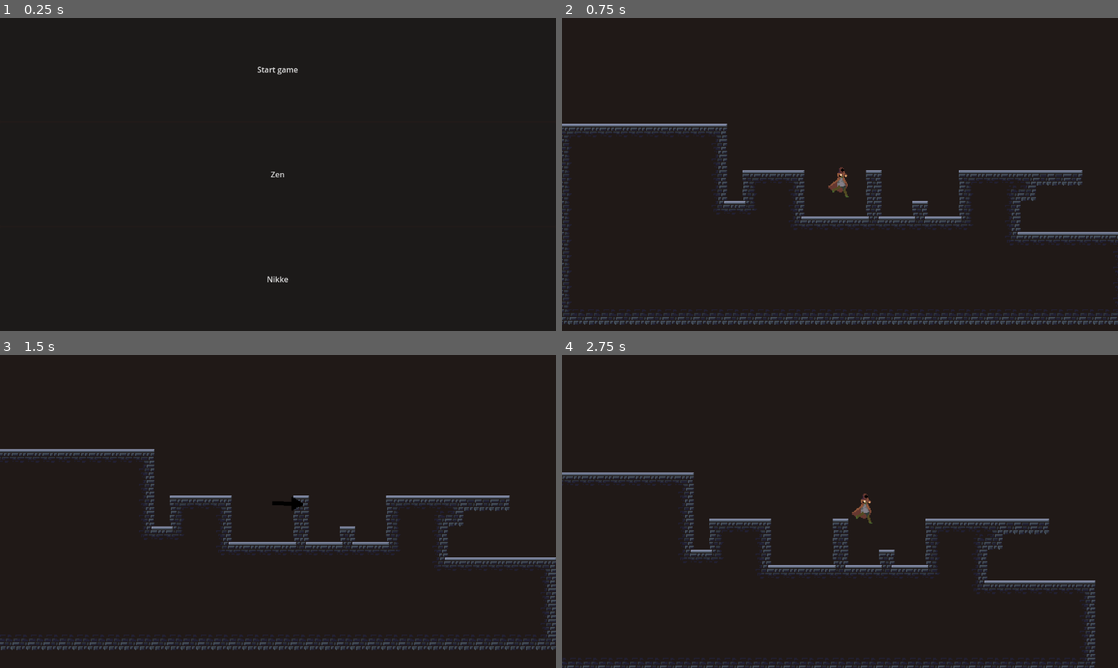
Above: before the commit, frames 1-4 (two rows, left to right).
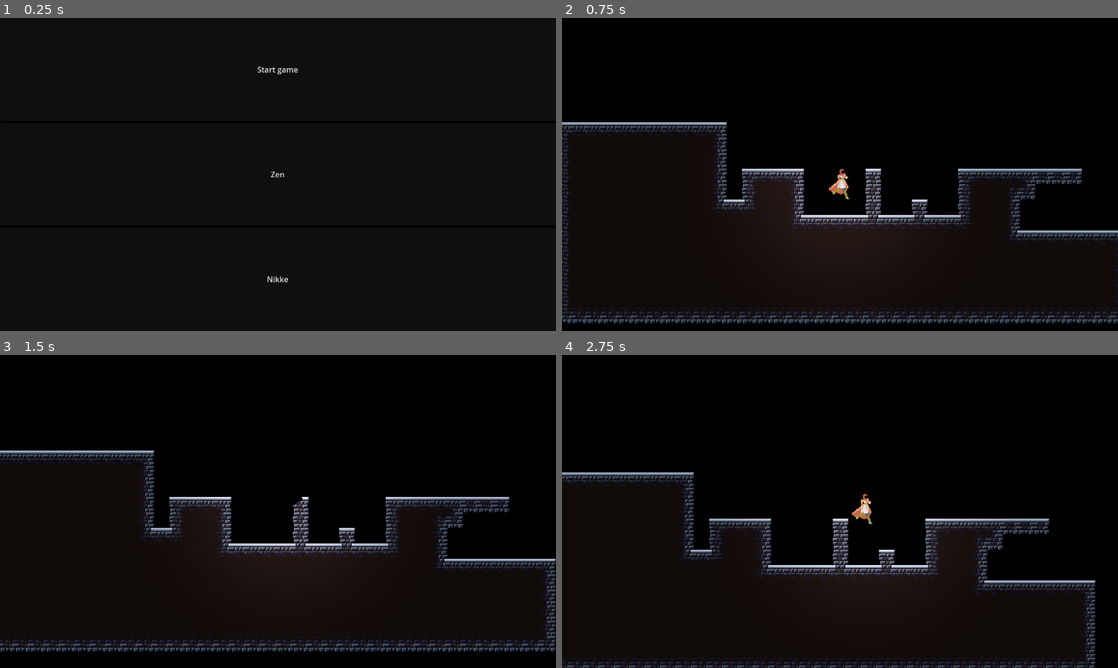
Above: after the commit, the same moments.

Repository: nikk-e/wizard-game
Game: Godot game, scene res://scenes/main_menu.tscn
Two runs of this game, one before a commit and one after it. Both use one fixed random seed, a clock stepped at 60 frames per second and the inputs below.
Inputs (mouse positions are in pixels of both pictures, inside the frame that each line leads up to):
- Up to frame 1 (0.25 s): no input
- Up to frame 2 (0.75 s): click "Zen" at 0.5 s
- Up to frame 3 (1.5 s): tap Enter (ui_accept) at 1.25 s; move the mouse to (400, 495) at 1.27 s; hold Right (ui_right) from 1.28 s (still down); tap Shift (game_dash) at 1.35 s
- Up to frame 4 (2.75 s): keep holding Right (ui_right); tap Enter (ui_accept) at 1.52, 2.27 s; move the mouse to (728, 527) at 2.02 s; tap Q (game_grapple) at 2.1 s

The runs differ from the first frame. In frame 1, 1.1% of the frame differs, in the area x 0-100%, y 0-100%; in frame 2, 61%; in frame 3, 61%; in frame 4, 59%.

Commit message:
Add GameRenderer scene to properly handle environment in high resolution

Diff:
--- /dev/null
+++ b/environments/default_environment.tres
@@ -0,0 +1,15 @@
+[gd_resource type="Environment" format=3 uid="uid://cn4lxa4ddcpnv"]
+
+[resource]
+background_mode = 3
+background_canvas_max_layer = 2
+ambient_light_source = 1
+glow_enabled = true
+glow_levels/1 = 1.19
+glow_levels/2 = 0.56
+glow_levels/4 = 0.9
+glow_levels/5 = 0.82
+glow_levels/6 = 0.28
+glow_intensity = 1.98
+glow_mix = 0.064
+glow_blend_mode = 4
--- /dev/null
+++ b/environments/glowmanager_environment.tres
@@ -0,0 +1,17 @@
+[gd_resource type="Environment" format=3 uid="uid://c1xb7jhlfg5c2"]
+
+[resource]
+background_mode = 3
+background_canvas_max_layer = 2
+ambient_light_source = 1
+glow_enabled = true
+glow_levels/1 = 1.19
+glow_levels/2 = 0.56
+glow_levels/4 = 0.9
+glow_levels/5 = 0.82
+glow_levels/6 = 0.28
+glow_intensity = 1.98
+glow_bloom = 0.12
+glow_blend_mode = 3
+glow_hdr_threshold = 0.0
+glow_hdr_scale = 1.21
--- /dev/null
+++ b/environments/hub_world.tres
@@ -0,0 +1,16 @@
+[gd_resource type="Environment" format=3 uid="uid://bohds6lb1k670"]
+
+[resource]
+background_mode = 3
+tonemap_mode = 3
+glow_enabled = true
+glow_levels/1 = 0.42
+glow_levels/2 = 0.8
+glow_levels/3 = 0.4
+glow_levels/4 = 0.9
+glow_levels/5 = 0.82
+glow_levels/6 = 0.52
+glow_intensity = 1.98
+glow_mix = 0.067
+glow_blend_mode = 4
+glow_hdr_scale = 1.21
--- a/project.godot
+++ b/project.godot
@@ -78,4 +78,4 @@
 
 textures/canvas_textures/default_texture_filter=0
 viewport/hdr_2d=true
-environment/defaults/default_clear_color=Color(0.133333, 0.109804, 0.101961, 1)
+environment/defaults/default_clear_color=Color(0, 0, 0, 1)
--- a/scenes/game.tscn
+++ b/scenes/game.tscn
@@ -28,8 +28,8 @@
 
 [sub_resource type="ShaderMaterial" id="ShaderMaterial_u5sy4"]
 shader = ExtResource("5_p57ef")
-shader_parameter/glow_color = Color(1, 0.28, 0.28, 1)
-shader_parameter/glow_strength = 3.0
+shader_parameter/glow_color = Color(1, 1, 1, 1)
+shader_parameter/glow_strength = 2.0
 
 [sub_resource type="AtlasTexture" id="AtlasTexture_iywne"]
 atlas = ExtResource("4_lbhrr")
--- /dev/null
+++ b/scenes/game_renderer2.tscn
@@ -0,0 +1,69 @@
+[gd_scene load_steps=4 format=3 uid="uid://bjx2eckmfc38h"]
+
+[ext_resource type="Script" uid="uid://bdwwlba2v2qmn" path="res://scenes/game_renderer_2.gd" id="1_4wpef"]
+
+[sub_resource type="Environment" id="Environment_ftlt8"]
+background_mode = 3
+tonemap_mode = 3
+glow_enabled = true
+glow_levels/1 = 0.42
+glow_levels/2 = 0.8
+glow_levels/3 = 0.4
+glow_levels/4 = 0.9
+glow_levels/5 = 0.82
+glow_levels/6 = 0.52
+glow_intensity = 1.98
+glow_mix = 0.067
+glow_blend_mode = 4
+glow_hdr_scale = 1.21
+
+[sub_resource type="ViewportTexture" id="ViewportTexture_rm78m"]
+viewport_path = NodePath("SubViewportContainer2/GameViewport")
+
+[node name="GameRenderer" type="Node2D"]
+script = ExtResource("1_4wpef")
+
+[node name="SubViewportContainer2" type="SubViewportContainer" parent="."]
+offset_right = 1152.0
+offset_bottom = 648.0
+
+[node name="GameViewport" type="SubViewport" parent="SubViewportContainer2"]
+disable_3d = true
+own_world_3d = true
+handle_input_locally = false
+use_hdr_2d = true
+canvas_item_default_texture_filter = 0
+size = Vector2i(1152, 648)
+render_target_update_mode = 4
+
+[node name="SubViewportContainer" type="SubViewportContainer" parent="."]
+anchors_preset = 15
+anchor_right = 1.0
+anchor_bottom = 1.0
+offset_left = -576.0
+offset_top = -324.0
+offset_right = 1728.0
+offset_bottom = 972.0
+grow_horizontal = 2
+grow_vertical = 2
+
+[node name="GlowViewport" type="SubViewport" parent="SubViewportContainer"]
+disable_3d = true
+own_world_3d = true
+handle_input_locally = false
+use_hdr_2d = true
+canvas_item_default_texture_filter = 0
+size = Vector2i(2304, 1296)
+render_target_update_mode = 4
+
+[node name="WorldEnvironment" type="WorldEnvironment" parent="SubViewportContainer/GlowViewport"]
+environment = SubResource("Environment_ftlt8")
+
+[node name="Sprite2D" type="Sprite2D" parent="SubViewportContainer/GlowViewport"]
+position = Vector2(1152, 648)
+scale = Vector2(2, 2)
+texture = SubResource("ViewportTexture_rm78m")
+
+[node name="Camera2D" type="Camera2D" parent="."]
+offset = Vector2(576, 324)
+zoom = Vector2(0.5, 0.5)
--- /dev/null
+++ b/scenes/game_renderer_2.gd
@@ -0,0 +1,36 @@
+extends Node2D
+
+var current_subscene_path : String
+@onready var world_environment: WorldEnvironment
+@onready var sub_viewport: SubViewport
+# Called when the node enters the scene tree for the first time.
+func _ready():
+
+	if current_subscene_path == "":
+		print("No scene set for SubScene")
+		return
+
+	sub_viewport = find_child("GameViewport") as SubViewport
+	world_environment = find_child("WorldEnvironment") as WorldEnvironment
+
+	var sub_scene = load_and_instance_scene(current_subscene_path)
+	sub_viewport.add_child(sub_scene)
+
+	setup_subscene(sub_scene)
+
+
+func load_and_instance_scene(scene_path: String) -> Node:
+	var scene = load(scene_path)
+	if scene:
+		return scene.instantiate()
+	else:
+		print("Failed to load scene: ", scene_path)
+		return null
+
+
+func setup_subscene(sub_scene: Node):
+	var sub_world_env = sub_scene.get_node_or_null("WorldEnvironment")
+	if sub_world_env:
+		if world_environment:
+			world_environment.environment = sub_world_env.environment
+		sub_world_env.queue_free()
--- a/scenes/hub_world.tscn
+++ b/scenes/hub_world.tscn
@@ -1,6 +1,7 @@
-[gd_scene load_steps=17 format=4 uid="uid://bmafg8vxuchb2"]
+[gd_scene load_steps=36 format=4 uid="uid://bmafg8vxuchb2"]
 
 [ext_resource type="Script" uid="uid://dfcmwu3vda6hu" path="res://scripts/cameraFollowScript.gd" id="1_2ljrq"]
+[ext_resource type="Environment" uid="uid://bohds6lb1k670" path="res://environments/hub_world.tres" id="1_2paky"]
 [ext_resource type="Texture2D" uid="uid://dk1d0lnkm6bux" path="res://assets/bricktilemap.png" id="1_3jjef"]
 [ext_resource type="Texture2D" uid="uid://n8jkqsex0tq3" path="res://assets/Backgrounds/Hub/hubstationwall.png" id="1_237jd"]
 [ext_resource type="Texture2D" uid="uid://b3chw7w4up0un" path="res://assets/Backgrounds/Hub/hubmidwallL.png" id="1_ggaqy"]
@@ -10,22 +11,25 @@
 [ext_resource type="Texture2D" uid="uid://bcmurh0m5y7u" path="res://assets/Backgrounds/Hub/hubmidwallR.png" id="2_o22se"]
 [ext_resource type="Texture2D" uid="uid://dqnnc5on72h" path="res://assets/Backgrounds/Hub/hubentrance.png" id="3_witrd"]
 [ext_resource type="Texture2D" uid="uid://dcqlpskpjh741" path="res://assets/Backgrounds/Hub/hubentrancescaffold.png" id="4_7ewhj"]
+[ext_resource type="Texture2D" uid="uid://ddgt7atcc53fa" path="res://assets/Backgrounds/Hub/traveltotext.png" id="4_anf4i"]
 [ext_resource type="Texture2D" uid="uid://cf6p27bi3ic8i" path="res://assets/hubstairdetail.png" id="4_rbxjo"]
-[ext_resource type="Texture2D" uid="uid://4egcmfanefts" path="res://assets/Sprite-0001.png" id="11_237jd"]
-
-[sub_resource type="Environment" id="Environment_l774k"]
-background_mode = 3
-tonemap_mode = 3
-glow_enabled = true
-glow_levels/1 = 0.95
-glow_levels/2 = 0.8
-glow_levels/3 = 0.4
-glow_levels/4 = 0.9
-glow_levels/5 = 0.82
-glow_levels/6 = 0.52
-glow_intensity = 1.98
-glow_blend_mode = 4
-glow_hdr_scale = 1.21
+[ext_resource type="Script" uid="uid://bajejuelijacd" path="res://scripts/areatest.gd" id="13_anf4i"]
+[ext_resource type="Shader" uid="uid://d4mwkn7vp0pl4" path="res://shaders/testshader.gdshader" id="14_uh11d"]
+[ext_resource type="Texture2D" uid="uid://petxrqhrnmyp" path="res://assets/whatdahell.png" id="15_sblbo"]
+
+[sub_resource type="ShaderMaterial" id="ShaderMaterial_anf4i"]
+shader = ExtResource("14_uh11d")
+shader_parameter/glow_color = Color(1, 0.443137, 0, 1)
+shader_parameter/glow_strength = 4.0
+
+[sub_resource type="Gradient" id="Gradient_anf4i"]
+offsets = PackedFloat32Array(0, 0.72)
+colors = PackedColorArray(1, 1, 1, 1, 0, 0, 0, 1)
+
+[sub_resource type="GradientTexture2D" id="GradientTexture2D_uh11d"]
+gradient = SubResource("Gradient_anf4i")
+fill = 1
+fill_from = Vector2(0.5, 0.5)
 
 [sub_resource type="TileSetAtlasSource" id="TileSetAtlasSource_l774k"]
 texture = ExtResource("1_3jjef")
@@ -417,13 +421,104 @@
 [sub_resource type="WorldBoundaryShape2D" id="WorldBoundaryShape2D_2ljrq"]
 distance = -7.0
 
+[sub_resource type="RectangleShape2D" id="RectangleShape2D_yixcr"]
+size = Vector2(35, 29)
+
+[sub_resource type="ShaderMaterial" id="ShaderMaterial_2quuw"]
+shader = ExtResource("14_uh11d")
+shader_parameter/glow_color = Color(1, 1, 1, 1)
+shader_parameter/glow_strength = 2.0
+
+[sub_resource type="AtlasTexture" id="AtlasTexture_iywne"]
+atlas = ExtResource("15_sblbo")
+region = Rect2(0, 0, 64, 64)
+
+[sub_resource type="AtlasTexture" id="AtlasTexture_u5sy4"]
+atlas = ExtResource("15_sblbo")
+region = Rect2(64, 0, 64, 64)
+
+[sub_resource type="AtlasTexture" id="AtlasTexture_gee14"]
+atlas = ExtResource("15_sblbo")
+region = Rect2(128, 0, 64, 64)
+
+[sub_resource type="AtlasTexture" id="AtlasTexture_0tnpc"]
+atlas = ExtResource("15_sblbo")
+region = Rect2(192, 0, 64, 64)
+
+[sub_resource type="AtlasTexture" id="AtlasTexture_vtaks"]
+atlas = ExtResource("15_sblbo")
+region = Rect2(256, 0, 64, 64)
+
+[sub_resource type="AtlasTexture" id="AtlasTexture_kvpfn"]
+atlas = ExtResource("15_sblbo")
+region = Rect2(320, 0, 64, 64)
+
+[sub_resource type="AtlasTexture" id="AtlasTexture_dinhu"]
+atlas = ExtResource("15_sblbo")
+region = Rect2(384, 0, 64, 64)
+
+[sub_resource type="AtlasTexture" id="AtlasTexture_kvuet"]
+atlas = ExtResource("15_sblbo")
+region = Rect2(448, 0, 64, 64)
+
+[sub_resource type="AtlasTexture" id="AtlasTexture_trtic"]
+atlas = ExtResource("15_sblbo")
+region = Rect2(512, 0, 64, 64)
+
+[sub_resource type="AtlasTexture" id="AtlasTexture_p57ef"]
+atlas = ExtResource("15_sblbo")
+region = Rect2(512, 0, 64, 64)
+
+[sub_resource type="SpriteFrames" id="SpriteFrames_0ijvl"]
+animations = [{
+"frames": [{
+"duration": 1.0,
+"texture": SubResource("AtlasTexture_iywne")
+}, {
+"duration": 1.0,
+"texture": SubResource("AtlasTexture_u5sy4")
+}, {
+"duration": 1.0,
+"texture": SubResource("AtlasTexture_gee14")
+}, {
+"duration": 1.0,
+"texture": SubResource("AtlasTexture_0tnpc")
+}, {
+"duration": 1.0,
+"texture": SubResource("AtlasTexture_vtaks")
+}, {
+"duration": 1.0,
+"texture": SubResource("AtlasTexture_kvpfn")
+}, {
+"duration": 1.0,
+"texture": SubResource("AtlasTexture_dinhu")
+}, {
+"duration": 1.0,
+"texture": SubResource("AtlasTexture_kvuet")
+}, {
+"duration": 1.0,
+"texture": SubResource("AtlasTexture_trtic")
+}],
+"loop": false,
+"name": &"appear",
+"speed": 12.0
+}, {
+"frames": [{
+"duration": 1.0,
+"texture": SubResource("AtlasTexture_p57ef")
+}],
+"loop": true,
+"name": &"default",
+"speed": 5.0
+}]
+
 [node name="HubWorld" type="Node2D"]
 
 [node name="WorldEnvironment" type="WorldEnvironment" parent="."]
-environment = SubResource("Environment_l774k")
+environment = ExtResource("1_2paky")
 
 [node name="CanvasModulate" type="CanvasModulate" parent="."]
-color = Color(0.901961, 0.933333, 0.85098, 1)
+color = Color(0.897915, 0.93, 0.8463, 1)
 
 [node name="BackgroundGroup" type="Node2D" parent="."]
 z_index = -5
@@ -441,6 +536,18 @@
 [node name="Wall" type="Sprite2D" parent="BackgroundGroup/Stationwall"]
 position = Vector2(100.787, -104)
 texture = ExtResource("1_237jd")
+
+[node name="Traveltotext" type="Sprite2D" parent="BackgroundGroup/Stationwall"]
+material = SubResource("ShaderMaterial_anf4i")
+position = Vector2(60, -91)
+texture = ExtResource("4_anf4i")
+
+[node name="PointLight2D" type="PointLight2D" parent="BackgroundGroup/Stationwall"]
+position = Vector2(60, -91)
+scale = Vector2(3, 3)
+color = Color(0.87139, 0.444395, 3.85046e-07, 1)
+energy = 0.38
+texture = SubResource("GradientTexture2D_uh11d")
 
 [node name="Midwalls" type="Parallax2D" parent="BackgroundGroup"]
 scroll_scale = Vector2(0.95, 1)
@@ -495,10 +602,10 @@
 ceilingWorldBorder = NodePath("../TopWorldBorder")
 floorWorldBorder = NodePath("../BottomWorldBorder")
 rightWorldBorder = NodePath("../RightWorldBorder")
-leftWorldBorder = NodePath("../RightWorldBorder2")
+leftWorldBorder = NodePath("../LeftWorldBorder")
 
 [node name="Player" parent="." instance=ExtResource("2_3jjef")]
-position = Vector2(0, -37)
+position = Vector2(-35, -25)
 
 [node name="BottomWorldBorder" type="StaticBody2D" parent="."]
 position = Vector2(-1, 117)
@@ -515,20 +622,29 @@
 shape = SubResource("WorldBoundaryShape2D_2ljrq")
 
 [node name="RightWorldBorder" type="StaticBody2D" parent="."]
-position = Vector2(758, -408)
+position = Vector2(631, -423)
 
 [node name="CollisionShape2D" type="CollisionShape2D" parent="RightWorldBorder"]
 rotation = -1.5708
 shape = SubResource("WorldBoundaryShape2D_2ljrq")
 
-[node name="RightWorldBorder2" type="StaticBody2D" parent="."]
-position = Vector2(-720, -408)
-
-[node name="CollisionShape2D" type="CollisionShape2D" parent="RightWorldBorder2"]
+[node name="LeftWorldBorder" type="StaticBody2D" parent="."]
+position = Vector2(-577, -410)
+
+[node name="CollisionShape2D" type="CollisionShape2D" parent="LeftWorldBorder"]
 rotation = 1.5708
 shape = SubResource("WorldBoundaryShape2D_2ljrq")
 
-[node name="Sprite-0001" type="Sprite2D" parent="."]
+[node name="Area2D" type="Area2D" parent="."]
 visible = false
-position = Vector2(2, -76)
-texture = ExtResource("11_237jd")
+z_index = -1
+position = Vector2(-185, -43)
+script = ExtResource("13_anf4i")
+
+[node name="CollisionShape2D" type="CollisionShape2D" parent="Area2D"]
+shape = SubResource("RectangleShape2D_yixcr")
+
+[node name="AnimatedSprite2D" type="AnimatedSprite2D" parent="Area2D"]
+material = SubResource("ShaderMaterial_2quuw")
+scale = Vector2(1.00361, 1)
+sprite_frames = SubResource("SpriteFrames_0ijvl")
--- a/scenes/player.tscn
+++ b/scenes/player.tscn
@@ -163,6 +163,16 @@
 radius = 6.0
 height = 32.0
 
+[sub_resource type="Gradient" id="Gradient_qhqgy"]
+interpolation_mode = 2
+offsets = PackedFloat32Array(0, 0.709459)
+colors = PackedColorArray(1, 1, 1, 1, 0, 0, 0, 1)
+
+[sub_resource type="GradientTexture2D" id="GradientTexture2D_dqkch"]
+gradient = SubResource("Gradient_qhqgy")
+fill = 1
+fill_from = Vector2(0.5, 0.5)
+
 [node name="Player" type="CharacterBody2D" node_paths=PackedStringArray("sprite")]
 script = ExtResource("1_g2els")
 sprite = NodePath("AnimatedSprite2D")
@@ -173,3 +183,10 @@
 
 [node name="CollisionShape2D" type="CollisionShape2D" parent="."]
 shape = SubResource("CapsuleShape2D_y4r1p")
+
+[node name="PointLight2D" type="PointLight2D" parent="."]
+scale = Vector2(5.11719, 5.11719)
+color = Color(1, 0.859049, 0.774792, 1)
+energy = 0.6
+range_z_max = 0
+texture = SubResource("GradientTexture2D_dqkch")
--- a/scenes/playground_zen.tscn
+++ b/scenes/playground_zen.tscn
@@ -7,16 +7,18 @@
 [ext_resource type="Shader" uid="uid://d4mwkn7vp0pl4" path="res://shaders/testshader.gdshader" id="5_738d3"]
 [ext_resource type="Texture2D" uid="uid://petxrqhrnmyp" path="res://assets/whatdahell.png" id="6_n5sa1"]
 
-[sub_resource type="Environment" id="Environment_e03sa"]
+[sub_resource type="Environment" id="Environment_uabxf"]
 background_mode = 3
-tonemap_mode = 1
+tonemap_mode = 3
 glow_enabled = true
-glow_levels/1 = 0.87
-glow_levels/2 = 0.17
-glow_levels/3 = 0.28
-glow_levels/5 = 0.64
-glow_intensity = 2.99
-glow_strength = 1.11
+glow_levels/1 = 0.95
+glow_levels/2 = 0.8
+glow_levels/3 = 0.4
+glow_levels/4 = 0.9
+glow_levels/5 = 0.82
+glow_levels/6 = 0.52
+glow_intensity = 1.98
+glow_blend_mode = 4
 glow_hdr_scale = 1.21
 
 [sub_resource type="TileSetAtlasSource" id="TileSetAtlasSource_uabxf"]
@@ -411,8 +413,8 @@
 
 [sub_resource type="ShaderMaterial" id="ShaderMaterial_q5h81"]
 shader = ExtResource("5_738d3")
-shader_parameter/glow_color = Color(1, 0.28, 0.28, 1)
-shader_parameter/glow_strength = 3.0
+shader_parameter/glow_color = Color(1, 0.286275, 0.243137, 1)
+shader_parameter/glow_strength = 4.0
 
 [sub_resource type="AtlasTexture" id="AtlasTexture_iywne"]
 atlas = ExtResource("6_n5sa1")
@@ -500,7 +502,7 @@
 [node name="Playground_zen" type="Node2D"]
 
 [node name="WorldEnvironment" type="WorldEnvironment" parent="."]
-environment = SubResource("Environment_e03sa")
+environment = SubResource("Environment_uabxf")
 
 [node name="TileMapLayer" type="TileMapLayer" parent="."]
 tile_map_data = PackedByteArray("AAD8/wAAAAAKAAEAAAD9/wAAAAAIAAMAAAD+/wAAAAAKAAAAAAD//wAAAAAKAAAAAAAAAAAAAAAKAAAAAAABAA …(5552 unchanged characters)…
@@ -514,7 +516,7 @@
 player = NodePath("../Player")
 
 [node name="Player" parent="." instance=ExtResource("3_brfun")]
-position = Vector2(5, -46)
+position = Vector2(6, -45)
 
 [node name="Area2D" type="Area2D" parent="."]
 z_index = -1
@@ -528,4 +530,5 @@
 material = SubResource("ShaderMaterial_q5h81")
 scale = Vector2(1.00361, 1)
 sprite_frames = SubResource("SpriteFrames_be1hr")
-animation = &"appear"
+
+[node name="SubViewport" type="SubViewport" parent="."]
--- a/scripts/cameraFollowScript.gd
+++ b/scripts/cameraFollowScript.gd
@@ -1,12 +1,13 @@
 extends Camera2D
 
 @export var player: Node2D
-var topleft: Vector2 = Vector2(0, 0)
-var bottomright: Vector2 = Vector2(0, 0)
 @export var ceilingWorldBorder: Node2D
 @export var floorWorldBorder: Node2D
 @export var rightWorldBorder: Node2D
 @export var leftWorldBorder: Node2D
+
+var topleft: Vector2 = Vector2(0, 0)
+var bottomright: Vector2 = Vector2(0, 0)
 
 var limit: bool = false
 
--- a/scripts/main_menu.gd
+++ b/scripts/main_menu.gd
@@ -11,11 +11,13 @@
 	pass
 
 func load_game_scene(scene_path: String) -> void:
-	var new_scene = load(scene_path)
-	if new_scene:
-		get_tree().change_scene_to_packed(new_scene)
+	var game_renderer = preload("res://scenes/game_renderer2.tscn").instantiate()
+	if game_renderer:
+		game_renderer.current_subscene_path = scene_path
+		get_tree().current_scene.queue_free()
+		get_tree().root.add_child(game_renderer)
 	else:
-		push_error("Could not load scene at: " + scene_path)
+		push_error("Could not load game renderer")
 
 func _on_game_button_pressed() -> void:
 	load_game_scene("res://scenes/hub_world.tscn")
Binary file changed: assets/Backgrounds/Hub/hubabovetunnel.png
Binary file changed: assets/Backgrounds/Hub/hubstationwall.png
Binary file added: assets/Backgrounds/Hub/traveltotext.png
Not shown, added: assets/Backgrounds/Hub/traveltotext.png.import
Not shown, added: scenes/game_renderer_2.gd.uid
Not shown: 1 places in scenes/player.tscn that only renumber resources
